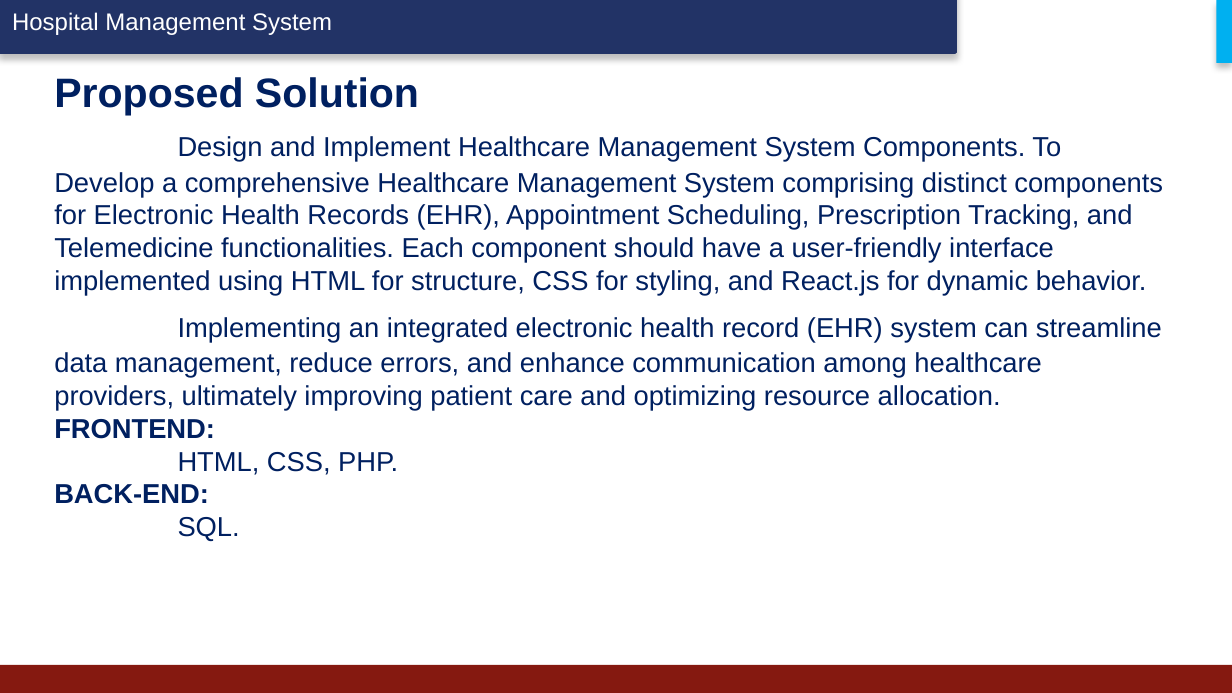
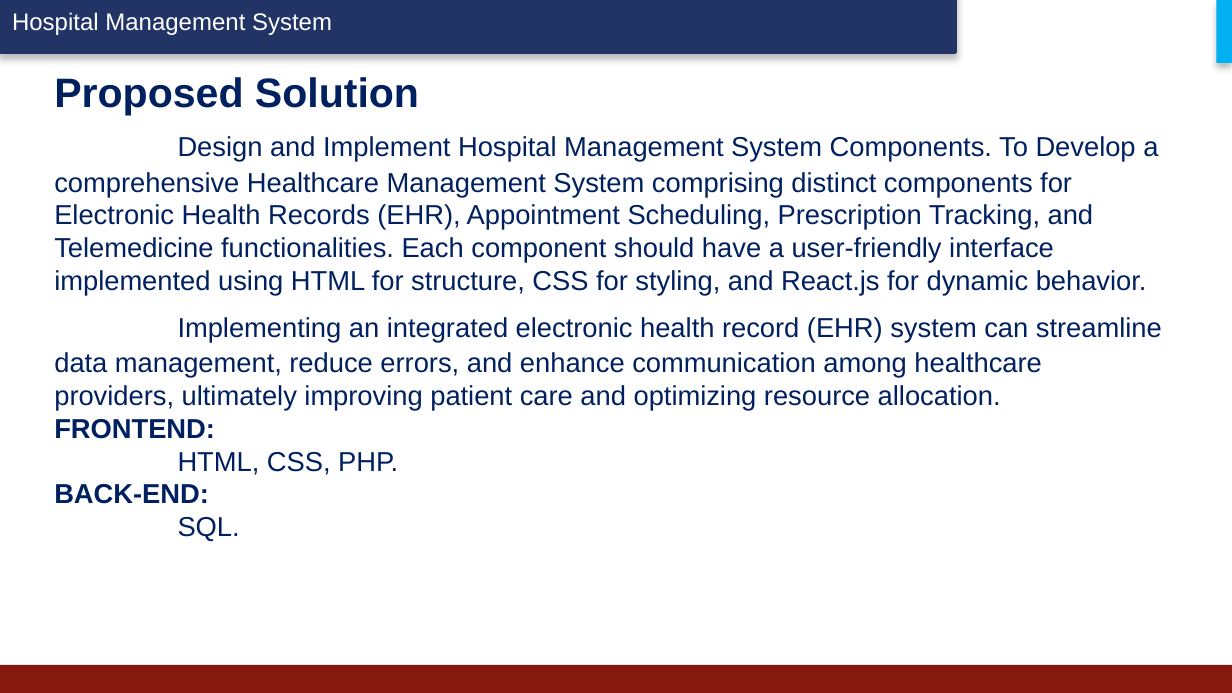
Before and after one commit to Tharaofficial/Healthcare-management-system, a slide deck: slide 7 of Hospital Management System.pptx. Drawn at 1232x693 pixels with LibreOffice and Linux fonts; fonts in the diff are those of the drawing; background and template pictures are left out. Boxes give left, top, right and bottom in pixels: in the first picture for what was removed or moved away, otherwise in the second. Text is boxed around its words. In the diff, an @@ line names an element or a change of style, - is before the commit and + after.

```diff
--- a/Hospital Management System.pptx
+++ b/Hospital Management System.pptx
@@ title at (54,77,1162,541): text changed @@
-Proposed Solution
-Design and Implement Healthcare Management System Components. To Develop a comprehensive Healthcare Management System comprising distinct components for Electronic Health Records (EHR), Appointment Scheduling, Prescription Tracking, and Telemedicine functionalities. Each component should have a user-friendly interface implemented using HTML for structure, CSS for styling, and React.js for dynamic behavior.
-Implementing an integrated electronic health record (EHR) system can streamline data management, reduce errors, and enhance communication among healthcare providers, ultimately improving patient care and optimizing resource allocation.
-FRONTEND:
-HTML, CSS, PHP.
-BACK-END:
-SQL.
+Proposed Solution
+Design and Implement Hospital Management System Components. To Develop a comprehensive Healthcare Management System comprising distinct components for Electronic Health Records (EHR), Appointment Scheduling, Prescription Tracking, and Telemedicine functionalities. Each component should have a user-friendly interface implemented using HTML for structure, CSS for styling, and React.js for dynamic behavior.
+Implementing an integrated electronic health record (EHR) system can streamline data management, reduce errors, and enhance communication among healthcare providers, ultimately improving patient care and optimizing resource allocation.
+FRONTEND:
+HTML, CSS, PHP.
+BACK-END:
+SQL.
```
Also in this commit, not shown: 3 other slides changed.
